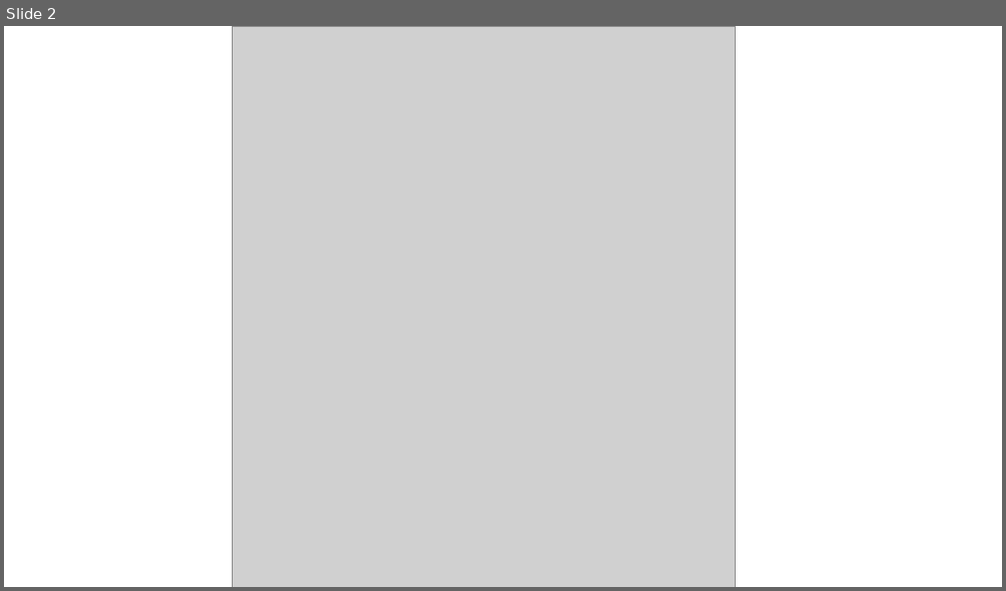
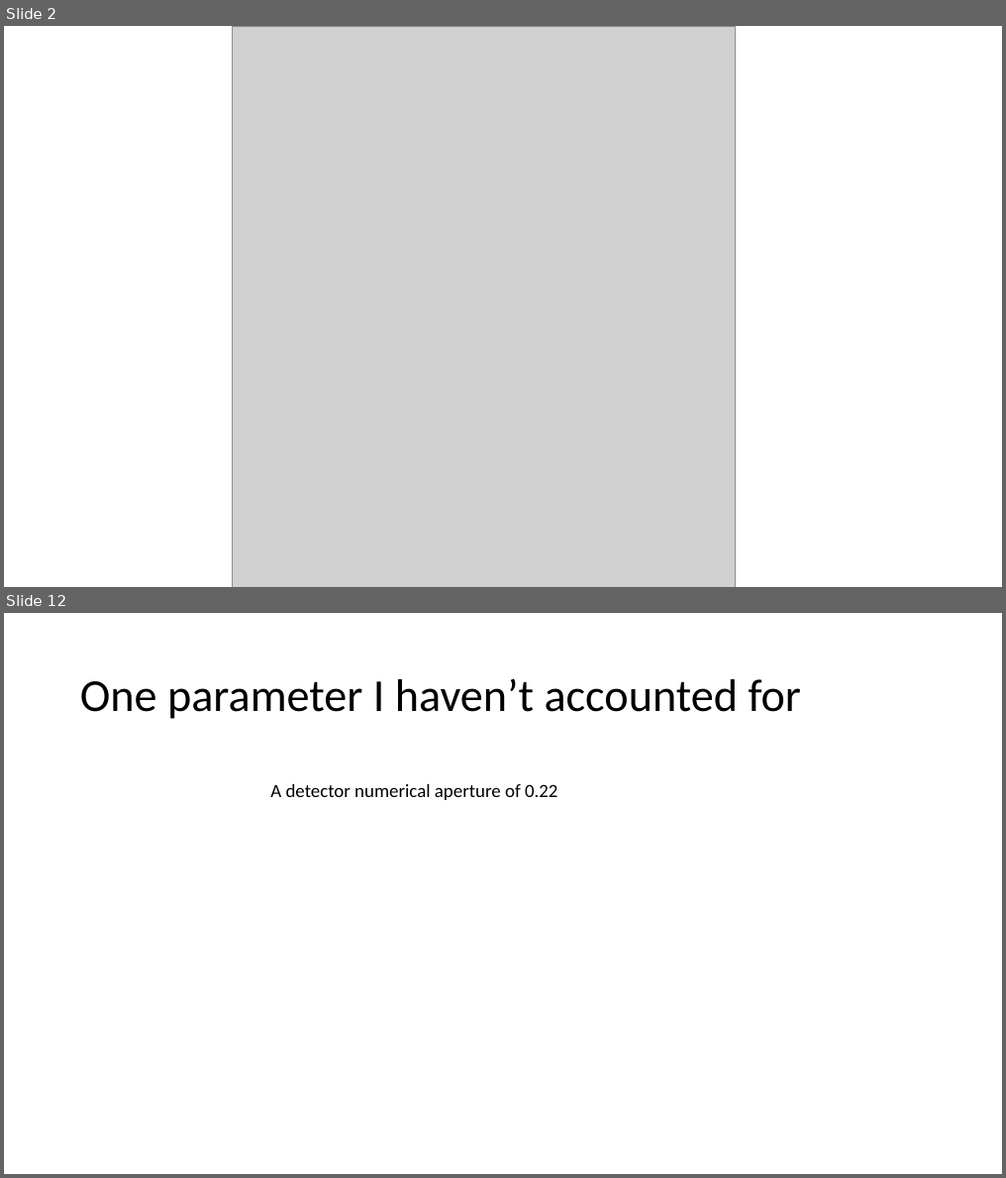
Before and after one commit to acs3235/BMIL, a slide deck: Research Update 4.20.2017.pptx. Shown one above the other, each under a label of ours: slide 2 before the commit, slides 2 and 12 after it; the slides between them are not shown. The pictures are 1006x591 and 1006x1178 pixels, drawn with LibreOffice and Linux fonts; fonts in the diff are those of the drawing; grey boxes stand for pictures. Boxes give left, top, right and bottom in pixels: in the first picture for what was removed or moved away, otherwise in the second. Text is boxed around its words. In the diff, an @@ line names an element or a change of style, - is before the commit and + after.

```diff
--- a/Research Update 4.20.2017.pptx
+++ b/Research Update 4.20.2017.pptx
@@ slide 12 added at (4, 613, 1002, 1174), background #FFFFFF @@
@@ title added at (80, 678, 802, 719), 44 pt, text #000000 @@
+One parameter I haven’t accounted for
@@ text added at (270, 784, 557, 800), 18 pt, text #000000 @@
+A detector numerical aperture of 0.22
```
Also in this commit, not shown: 10 other slides added, 8 other files.
